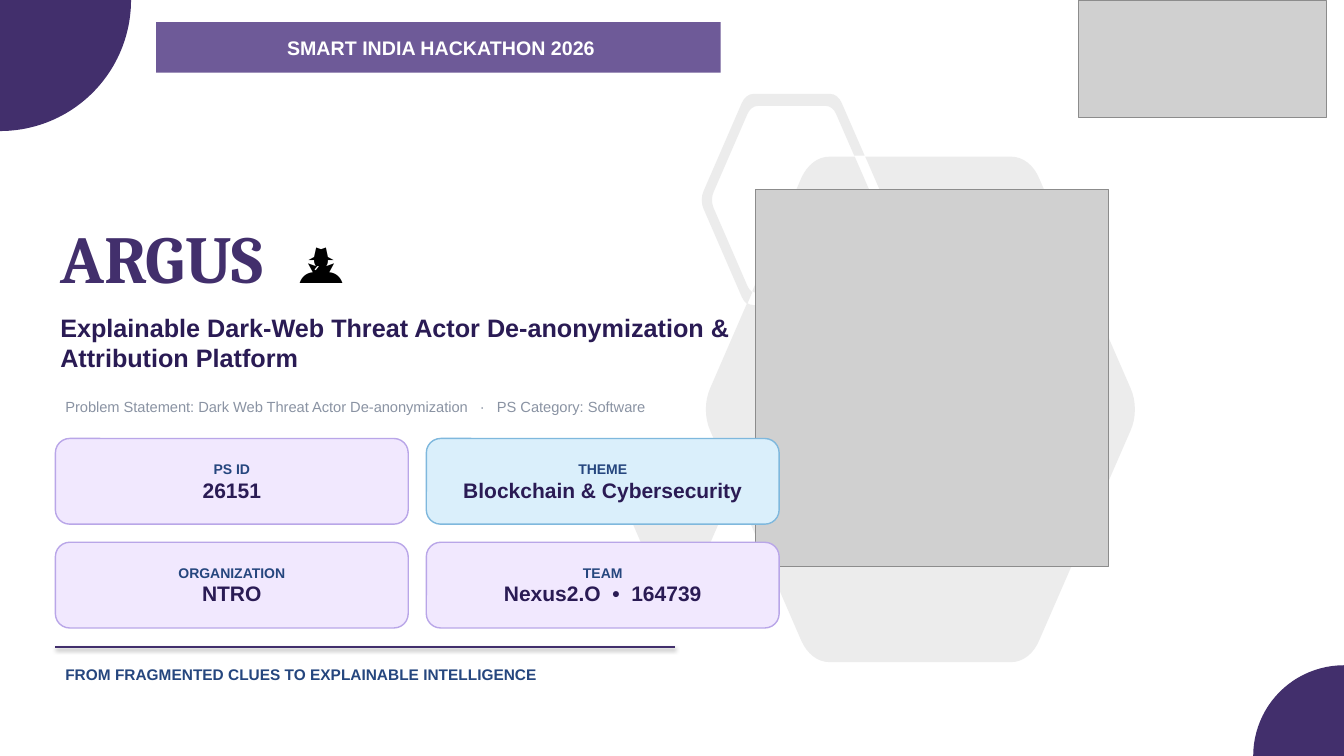
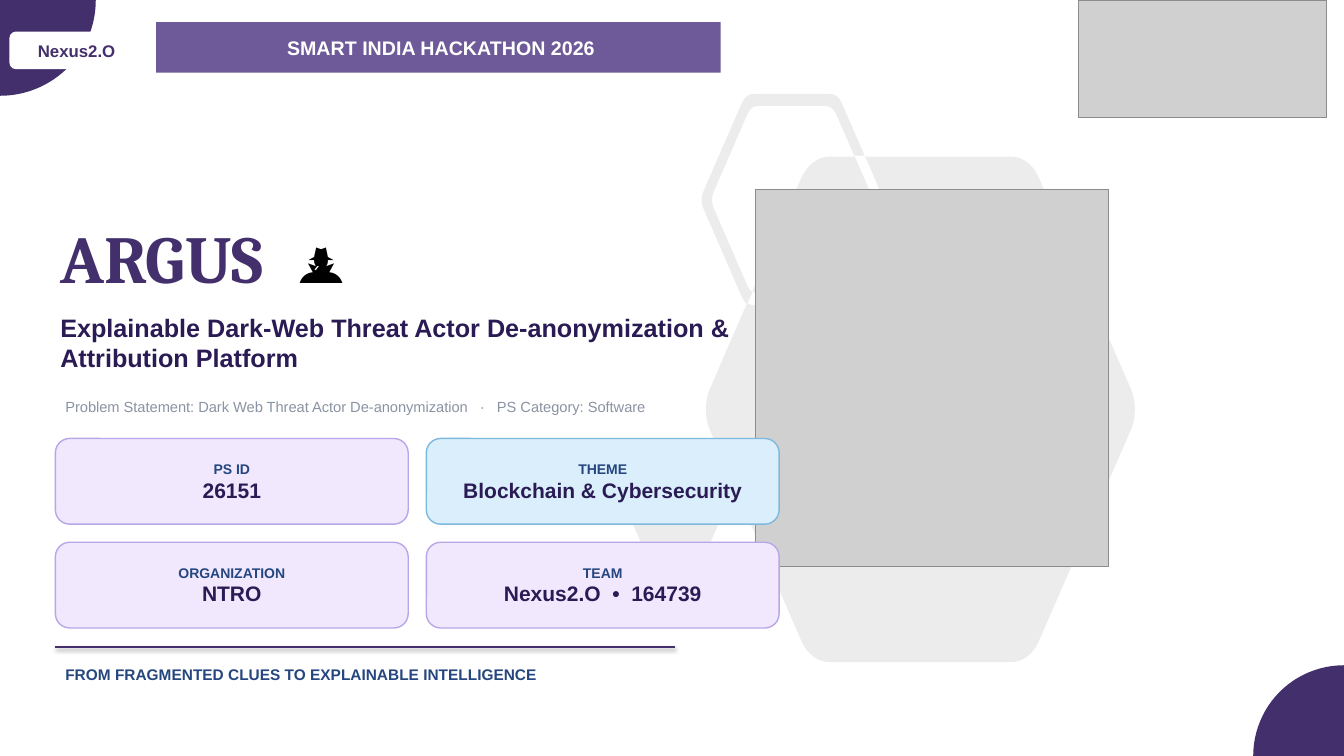
Before and after one commit to rohantiwari9573/SIH-26, a slide deck: slide 1 of presentation/dist/Argus_SIH2026_Idea_Submission.pptx. Drawn at 1344x756 pixels with LibreOffice and Linux fonts; fonts in the diff are those of the drawing; grey boxes stand for pictures. Boxes give left, top, right and bottom in pixels: in the first picture for what was removed or moved away, otherwise in the second. Text is boxed around its words. In the diff, an @@ line names an element or a change of style, - is before the commit and + after.

```diff
--- a/presentation/dist/Argus_SIH2026_Idea_Submission.pptx
+++ b/presentation/dist/Argus_SIH2026_Idea_Submission.pptx
@@ ellipse: place and size @@
-ellipse at <box>0,0,131,131</box>
+ellipse at <box>0,0,96,96</box>
@@ rounded rectangle added at <box>10,32,143,69</box>, fill #FFFFFF, outline #FFFFFF 1 pt, 12 pt, text #422F6C, bold @@
+Nexus2.O
```
Also in this commit, not shown: 5 other slides changed, 1 other file.
